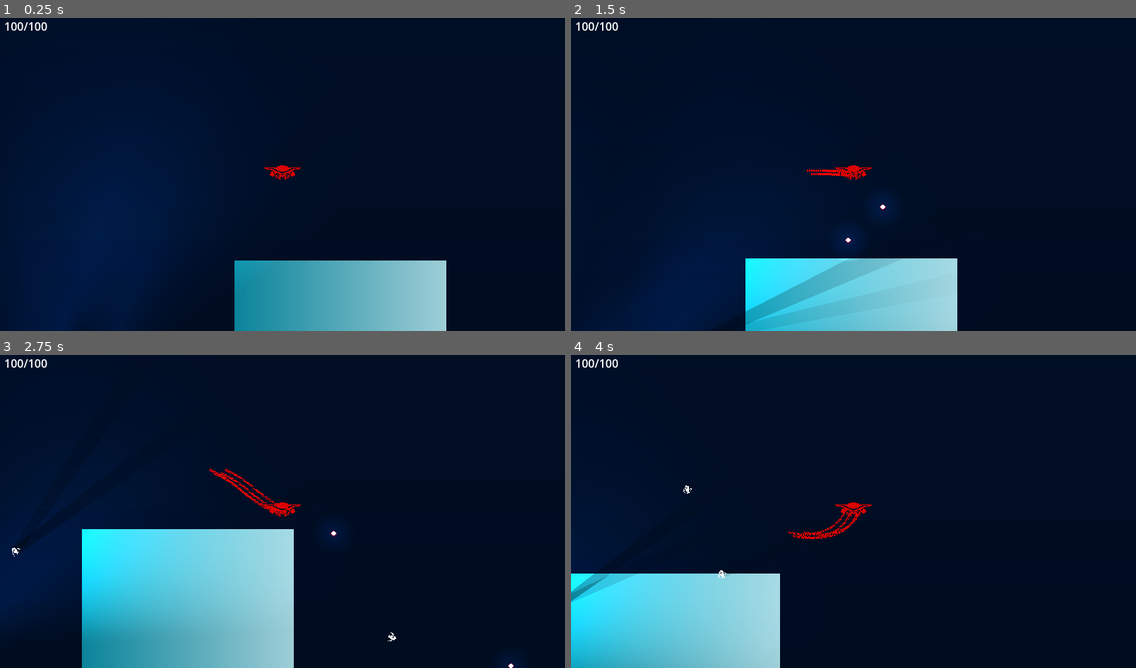
Above: before the commit, frames 1-4 (two rows, left to right).
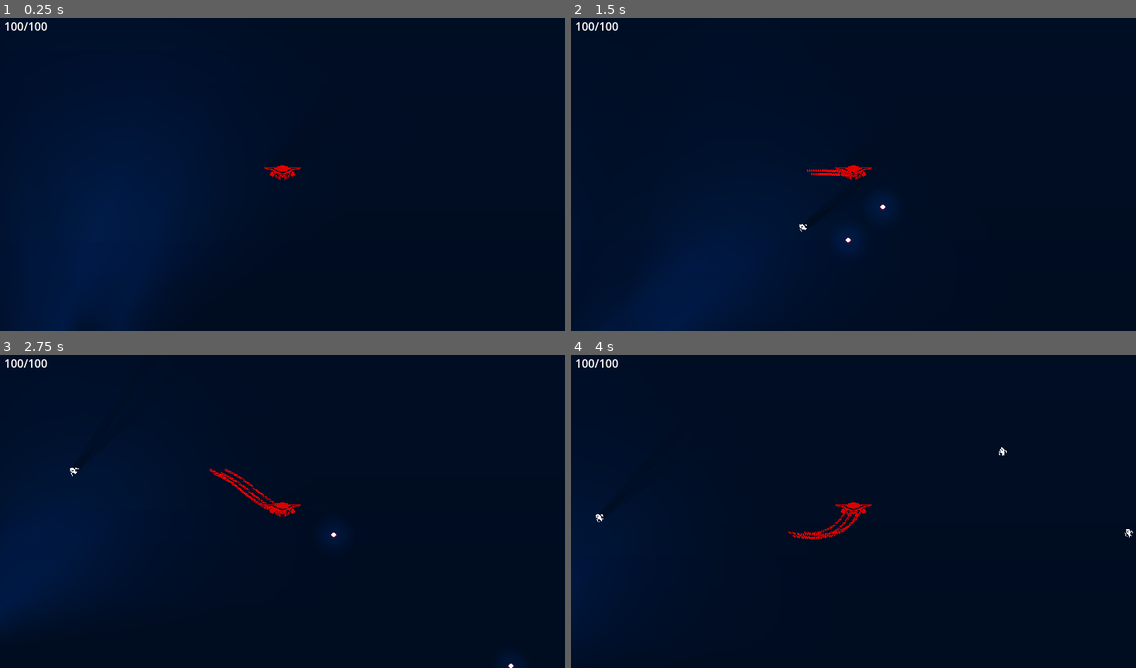
Above: after the commit, the same moments.

Repository: sialiss/GMTK-gamejam2023
Game: Godot game, scene res://Scenes/Sea/Sea.tscn
Same seed, same stepped clock (60 frames per second), same inputs: the game is played once before the commit and once after it.
Inputs:
- Up to frame 1 (0.25 s): no input
- Up to frame 2 (1.5 s): hold D (move_right) 0.53-1.28 s; hold S (move_down) from 1.28 s (still down)
- Up to frame 3 (2.75 s): release S (move_down) at 2.03 s; hold D (move_right) from 2.03 s (still down)
- Up to frame 4 (4 s): release D (move_right) at 2.78 s; hold W (move_up) 2.78-3.53 s; hold A (move_left) from 3.53 s (still down)

The runs differ from the first frame. In frame 1, 8.4% of the frame differs, in the area x 41-79%, y 77-100%; in frame 2, 8.7%; in frame 3, 17%, in the area x 2-71%, y 36-100%; in frame 4, 11%.
Error before the commit: Invalid access to property or key 'global_position' on a base object of type 'null instance'. (res://Scenes/Enemies/Fish/EnemyFish.gd:35)

Commit message:
formation swimming!

Diff:
--- a/Scenes/Enemies/Fish/EnemyFish.gd
+++ b/Scenes/Enemies/Fish/EnemyFish.gd
@@ -6,10 +6,11 @@
 
 var targetPlayer
 var targetHome
+var spawner_node: FishSpawn
 
 func _ready():
-	targetPlayer = get_parent().get_parent().get_node_or_null("Creature")
-	targetHome = get_parent().get_node_or_null("FishHome")
+	targetPlayer = Sea.sea.get_node_or_null("Creature")
+	targetHome = spawner_node.get_node_or_null("FishHome")
 
 func set_location(location: Node2D):
 	# Set the mob's direction perpendicular to the path direction.
@@ -26,12 +27,17 @@
 	var velocity = Vector2(randf_range(150.0, 250.0), 0.0)
 	linear_velocity = velocity.rotated(direction)
 
+
+func set_spawn(spawner_node: FishSpawn):
+	self.spawner_node = spawner_node
+
+
 func _physics_process(delta):
 	var target_position
 	var input
 	if PositionNotifier.has_overlapping_bodies():
 		# игрок в области видимости рыбки
-		target_position = get_parent().get_parent().get_node_or_null("Creature")
+		target_position = Sea.sea.get_node_or_null("Creature")
 		input = target_position.global_position.direction_to(global_position)
 	else:
 		# игрока рядом нет, рыбка плывёт домой
--- a/Scenes/Enemies/Fish/FishSpawn.gd
+++ b/Scenes/Enemies/Fish/FishSpawn.gd
@@ -1,19 +1,21 @@
-extends Node2D
+class_name FishSpawn extends Node2D
 
 var fish = preload("res://Scenes/Enemies/Fish/EnemyFish.tscn")
+
+
+@export var spawn_to_node: Node
+
 
 # Called when the node enters the scene tree for the first time.
 func _ready():
 	$FishTimer.start()
 
-# Called every frame. 'delta' is the elapsed time since the previous frame.
-func _process(delta):
-	pass
 
 func _on_FishTimer_timeout():
 	# Create a new instance of the Mob scene.
 	# var mob = mob_scenes[randi() % mob_scenes.size()].instance()
 	var mob = fish.instantiate()
+	mob.set_spawn(self)
 
 	# Choose a random location on Path2D.
 	var mob_spawn_location = get_node("Path2D/PathFollow2D")
@@ -21,5 +23,5 @@
 
 
 	# Spawn the mob by adding it to the Main scene.
-	add_child(mob)
+	spawn_to_node.add_child(mob)
 	mob.set_location(mob_spawn_location)
--- a/Scenes/Enemies/Fish/FishSpawn.tscn
+++ b/Scenes/Enemies/Fish/FishSpawn.tscn
@@ -32,6 +32,7 @@
 unique_name_in_owner = true
 
 [node name="TextureRect" type="TextureRect" parent="."]
+visible = false
 offset_left = 2.0
 offset_top = -1.0
 offset_right = 302.0
--- /dev/null
+++ b/Scenes/Sea/Sea.gd
@@ -0,0 +1,15 @@
+class_name Sea extends Node2D
+
+
+static var sea: Sea
+
+
+# Called when the node enters the scene tree for the first time.
+func _ready():
+	sea = self
+	pass # Replace with function body.
+
+
+# Called every frame. 'delta' is the elapsed time since the previous frame.
+func _process(delta):
+	pass
--- a/Scenes/Sea/Sea.tscn
+++ b/Scenes/Sea/Sea.tscn
@@ -1,24 +1,12 @@
 [gd_scene load_steps=20 format=3 uid="uid://bg5tc2suqrt5x"]
 
 [ext_resource type="PackedScene" uid="uid://c531hmqy1ihyj" path="res://Scenes/Creature/Creature.tscn" id="1_2i86a"]
+[ext_resource type="Script" path="res://Scenes/Sea/Sea.gd" id="1_23wu7"]
 [ext_resource type="PackedScene" uid="uid://djqqcw56r6tas" path="res://Scenes/Enemies/Base/Base.tscn" id="2_ebr7j"]
 [ext_resource type="PackedScene" uid="uid://c27ik08huxew1" path="res://Scenes/Enemies/Fish/FishSpawn.tscn" id="3_m44fu"]
 [ext_resource type="PackedScene" uid="uid://lia64bjrnn4p" path="res://Scenes/Enemies/Submarine/Submarine.tscn" id="4_0byc0"]
 [ext_resource type="Texture2D" uid="uid://dkkrgh410kvfk" path="res://Assets/Textures/Terrain/TerrainSet1.png" id="4_32yco"]
 [ext_resource type="Texture2D" uid="uid://ontyk86wwly1" path="res://Assets/Textures/Terrain/TerrainSet2.png" id="5_uegxq"]
-
-[sub_resource type="GDScript" id="GDScript_laj1i"]
-script/source = "extends Node2D
-
-# Called when the node enters the scene tree for the first time.
-func _ready():
-	pass # Replace with function body.
-
-
-# Called every frame. 'delta' is the elapsed time since the previous frame.
-func _process(delta):
-	pass
-"
 
 [sub_resource type="Gradient" id="Gradient_qujjh"]
 colors = PackedColorArray(0, 0.0901961, 0.239216, 1, 0, 0.0470588, 0.121569, 1)
@@ -137,20 +125,11 @@
 sources/1 = SubResource("TileSetAtlasSource_506r3")
 sources/2 = SubResource("TileSetAtlasSource_lsqny")
 
-[sub_resource type="Animation" id="Animation_o412c"]
-resource_name = "follow"
-tracks/0/type = "value"
-tracks/0/imported = false
-tracks/0/enabled = true
-tracks/0/path = NodePath("PathFollow2D:progress_ratio")
-tracks/0/interp = 1
-tracks/0/loop_wrap = true
-tracks/0/keys = {
-"times": PackedFloat32Array(0),
-"transitions": PackedFloat32Array(1),
-"update": 0,
-"values": [0.0]
-}
+[sub_resource type="Curve2D" id="Curve2D_pa3h3"]
+_data = {
+"points": PackedVector2Array(-147.758, -87.2942, 147.758, 87.2942, -11.114, -29.8376, -589.341, 243.452, 589.341, -243.452, 1802, -82, 310.594, -8.45799, -310.594, 8.45799, 1197, -1081, 43.775, -183.659, -43.775, 183.659, -31, -695, -126.81, -100.113, 126.81, 100.113, -11.114, -29.8376)
+}
+point_count = 5
 
 [sub_resource type="Animation" id="Animation_rvsk2"]
 length = 0.001
@@ -167,20 +146,32 @@
 "values": [0.0]
 }
 
+[sub_resource type="Animation" id="Animation_o412c"]
+resource_name = "follow"
+length = 40.0
+loop_mode = 1
+step = 1.0
+tracks/0/type = "value"
+tracks/0/imported = false
+tracks/0/enabled = true
+tracks/0/path = NodePath("PathFollow2D:progress_ratio")
+tracks/0/interp = 1
+tracks/0/loop_wrap = true
+tracks/0/keys = {
+"times": PackedFloat32Array(0, 40),
+"transitions": PackedFloat32Array(1, 1),
+"update": 0,
+"values": [0.0, 1.0]
+}
+
 [sub_resource type="AnimationLibrary" id="AnimationLibrary_uxia7"]
 _data = {
 "RESET": SubResource("Animation_rvsk2"),
 "follow": SubResource("Animation_o412c")
 }
 
-[sub_resource type="Curve2D" id="Curve2D_pa3h3"]
-_data = {
-"points": PackedVector2Array(0, 0, 0, 0, 0, 0, 0, 0, 0, 0, 879.18, -90.8688, 0, 0, 0, 0, 958.733, -322.109, 0, 0, 0, 0, 858.035, -776.453, 0, 0, 0, 0, 153.257, -733.053, 0, 0, 0, 0, -161.446, -535.719, 0, 0, 0, 0, 0.834686, -2.7125)
-}
-point_count = 7
-
 [node name="Sea" type="Node2D"]
-script = SubResource("GDScript_laj1i")
+script = ExtResource("1_23wu7")
 
 [node name="ColorRect" type="TextureRect" parent="."]
 offset_left = -3368.0
@@ -224,21 +215,22 @@
 [node name="Submarine" parent="." instance=ExtResource("4_0byc0")]
 position = Vector2(3972, -1664)
 
-[node name="AnimationPlayer" type="AnimationPlayer" parent="."]
-root_node = NodePath("../SpawnPath")
+[node name="SpawnPath" type="Path2D" parent="."]
+position = Vector2(510, 15)
+curve = SubResource("Curve2D_pa3h3")
+
+[node name="AnimationPlayer" type="AnimationPlayer" parent="SpawnPath"]
+autoplay = "follow"
 libraries = {
 "": SubResource("AnimationLibrary_uxia7")
 }
 
-[node name="SpawnPath" type="Path2D" parent="."]
-position = Vector2(520, 189)
-scale = Vector2(1.70955, 1.47465)
-curve = SubResource("Curve2D_pa3h3")
-
 [node name="PathFollow2D" type="PathFollow2D" parent="SpawnPath"]
-rotation = -0.102991
-
-[node name="FishSpawn" parent="SpawnPath/PathFollow2D" instance=ExtResource("3_m44fu")]
+position = Vector2(563.645, 62.1311)
+rotation = 0.0541681
+progress = 584.705
+
+[node name="FishSpawn" parent="SpawnPath/PathFollow2D" node_paths=PackedStringArray("spawn_to_node") instance=ExtResource("3_m44fu")]
 position = Vector2(-80.0967, -78.4975)
 rotation = 0.102991
-scale = Vector2(0.58495, 0.678125)
+spawn_to_node = NodePath("../../..")
Not shown: 1 places in Scenes/Creature/Creature.tscn that only renumber resources
Not shown: 1 places in Scenes/Enemies/Fish/EnemyFish.tscn that only renumber resources
